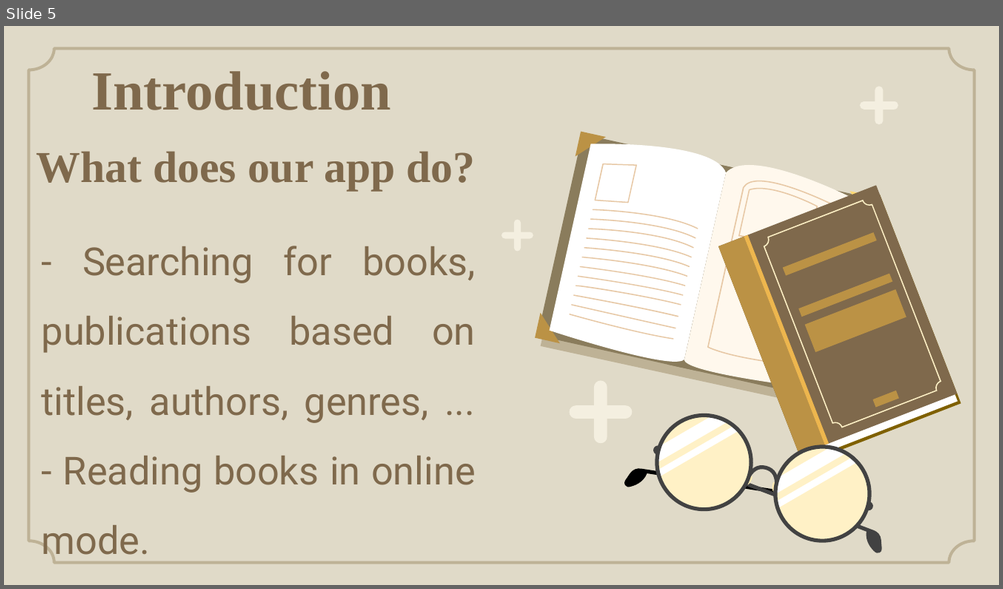
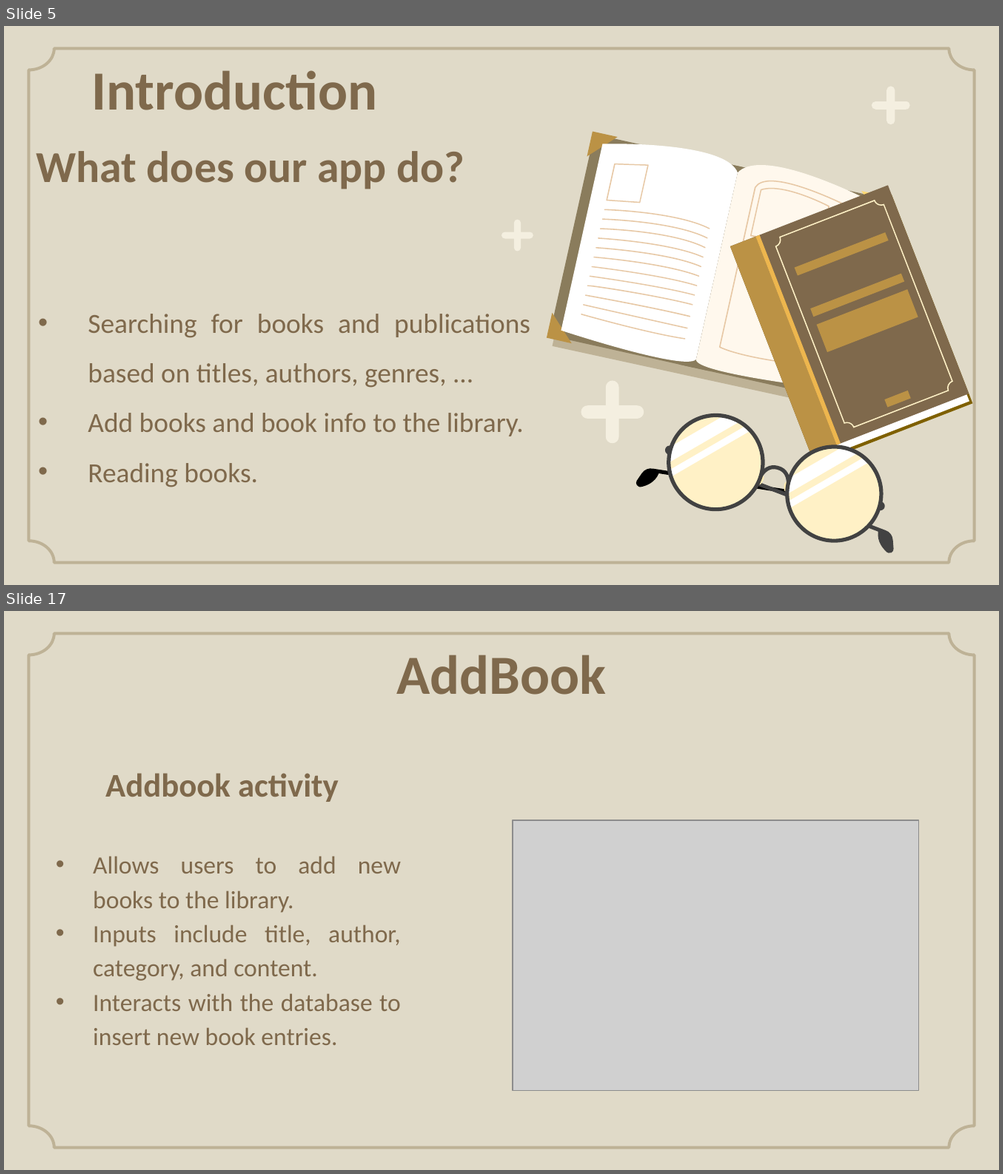
Before and after one commit to nguyenthanhnam2901/Librarymobile, a slide deck: Library.pptx. Shown one above the other, each under a label of ours: slide 5 before the commit, slides 5 and 17 after it; the slides between them are not shown. The pictures are 1003x589 and 1003x1174 pixels, drawn with LibreOffice and Linux fonts; fonts in the diff are those of the drawing; grey boxes stand for pictures; background and template pictures are left out. Boxes give left, top, right and bottom in pixels: in the first picture for what was removed or moved away, otherwise in the second. Text is boxed around its words. In the diff, an @@ line names an element or a change of style, - is before the commit and + after.

```diff
--- a/Library.pptx
+++ b/Library.pptx
@@ slide 17 added at (4,611,999,1170), background #E0DAC8; not listed: 1 template element that a slide beside it also shows @@
@@ title added at (396,655,606,695), 40 pt, text #7F694C, bold @@
+AddBook
@@ title added at (105,773,338,802), 24 pt, text #7F694C, bold @@
+Addbook activity
@@ picture added at (512,821,918,1091) @@
@@ subtitle added at (93,856,401,1045), 18 pt, text #7F694C @@
+• Allows users to add new books to the library.
+• Inputs include title, author, category, and content.
+• Interacts with the database to insert new book entries.
@@ slide 5 changed as well @@
@@ title "Introduction" at (91,70,377,110): font Times New Roman to Calibri @@
@@ title "What does our app do?" at (37,151,464,190): font Times New Roman to Calibri @@
@@ subtitle at (88,314,530,488): text changed; size 28 to 20 pt; font Roboto to Calibri @@
-- Searching for books, publications based on titles, authors, genres, ...
-- Reading books in online mode.
+• Searching for books and publications based on titles, authors, genres, ...
+• Add books and book info to the library.
+• Reading books.
@@ 55 freeform shapes: place and size @@
-55 freeform shapes at (535,86,961,554)
+55 freeform shapes at (546,86,973,554)
```
Also in this commit, not shown: 14 other slides changed, 5 other slides added, 2 slides removed.
